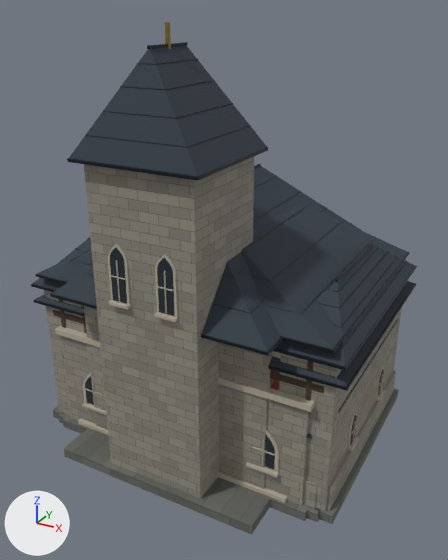
Before and after pictures for a commit that changed the Blender file ArtSource/Blender/FantasyKingdomSupportBuildings.blend.
Rendered twice from a 50 mm lens placed at (13.7, -25.6, 20.5), pointed at (0.1, -0.9, 8.1). Lighting does not change. The marker at lower left points along +X, +Y and +Z. The older version comes first.

In view in the first picture: 'Barracks corner tower', 'Barracks corner tower.001', 'Barracks stone plinth', 'Bathhouse ashlar', 'Chapel bell tower', 'Chapel footing', 'Chapel nave', 'Roof eaves.008', 'Slate hip roof.004', 'Slate hip roof.006', 'Slate hip roof.007', 'Slate hip roof.008', 'Slate hip roof.009' and 52 more.
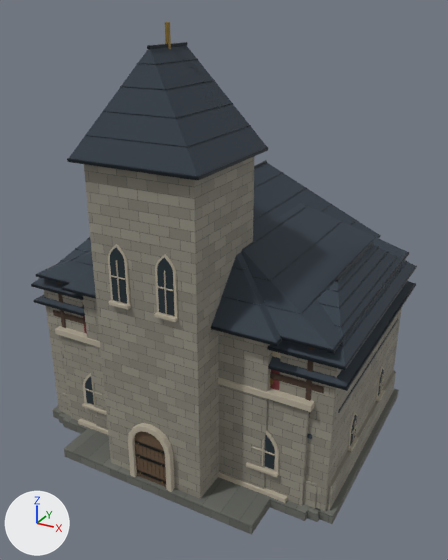
What changed in the scene script:
```text
Change ob_slate_hip_roof_008:
    ob_slate_hip_roof_008.location: (0.0, 0.0, 0.0) -> (0.0, 0.8, 0.0)
Change ob_roof_eaves_008:
    ob_roof_eaves_008.location: (0.0, 0.0, 8.595) -> (0.0, 0.8, 8.595)
Change ob_ironbound_oak_gate_012:
    ob_ironbound_oak_gate_012.location: (0.0, 0.0, 0.0) -> (0.0, -1.685, 0.0)
Change ob_gateway_voussoirs_jamb_024:
    ob_gateway_voussoirs_jamb_024.location: (-1.01, -5.85, 1.343) -> (-1.01, -7.535, 1.343)
Change ob_gateway_voussoirs_jamb_025:
    ob_gateway_voussoirs_jamb_025.location: (1.01, -5.85, 1.343) -> (1.01, -7.535, 1.343)
Change ob_gateway_voussoirs_arch_stone_096:
    ob_gateway_voussoirs_arch_stone_096.location: (0.0, 0.0, 0.0) -> (0.0, -1.685, 0.0)
Change ob_gateway_voussoirs_arch_stone_097:
    ob_gateway_voussoirs_arch_stone_097.location: (0.0, 0.0, 0.0) -> (0.0, -1.685, 0.0)
Change ob_gateway_voussoirs_arch_stone_098:
    ob_gateway_voussoirs_arch_stone_098.location: (0.0, 0.0, 0.0) -> (0.0, -1.685, 0.0)
Change ob_gateway_voussoirs_arch_stone_099:
    ob_gateway_voussoirs_arch_stone_099.location: (0.0, 0.0, 0.0) -> (0.0, -1.685, 0.0)
Change ob_gateway_voussoirs_arch_stone_100:
    ob_gateway_voussoirs_arch_stone_100.location: (0.0, 0.0, 0.0) -> (0.0, -1.685, 0.0)
Change ob_gateway_voussoirs_arch_stone_101:
    ob_gateway_voussoirs_arch_stone_101.location: (0.0, 0.0, 0.0) -> (0.0, -1.685, 0.0)
Change ob_gateway_voussoirs_arch_stone_102:
    ob_gateway_voussoirs_arch_stone_102.location: (0.0, 0.0, 0.0) -> (0.0, -1.685, 0.0)
Change ob_gateway_voussoirs_arch_stone_103:
    ob_gateway_voussoirs_arch_stone_103.location: (0.0, 0.0, 0.0) -> (0.0, -1.685, 0.0)
Change ob_oak_plank_seam_084:
    ob_oak_plank_seam_084.location: (-0.656, -5.907, 1.343) -> (-0.656, -7.531, 1.343)
Change ob_oak_plank_seam_085:
    ob_oak_plank_seam_085.location: (-0.438, -5.907, 1.343) -> (-0.438, -7.531, 1.343)
Change ob_oak_plank_seam_086:
    ob_oak_plank_seam_086.location: (-0.219, -5.907, 1.343) -> (-0.219, -7.531, 1.343)
Change ob_oak_plank_seam_087:
    ob_oak_plank_seam_087.location: (0.0, -5.907, 1.343) -> (0.0, -7.531, 1.343)
Change ob_oak_plank_seam_088:
    ob_oak_plank_seam_088.location: (0.219, -5.907, 1.343) -> (0.219, -7.531, 1.343)
Change ob_oak_plank_seam_089:
    ob_oak_plank_seam_089.location: (0.438, -5.907, 1.343) -> (0.438, -7.531, 1.343)
Change ob_oak_plank_seam_090:
    ob_oak_plank_seam_090.location: (0.656, -5.907, 1.343) -> (0.656, -7.531, 1.343)
Change ob_forged_iron_strap_036:
    ob_forged_iron_strap_036.location: (0.0, -5.924, 0.82) -> (0.0, -7.553, 0.82)
Change ob_strap_rivet_072:
    ob_strap_rivet_072.location: (-0.613, -5.958, 0.82) -> (-0.613, -7.596, 0.82)
Change ob_strap_rivet_073:
    ob_strap_rivet_073.location: (0.613, -5.958, 0.82) -> (0.613, -7.596, 0.82)
Change ob_forged_iron_strap_037:
    ob_forged_iron_strap_037.location: (0.0, -5.924, 1.748) -> (0.0, -7.553, 1.748)
Change ob_strap_rivet_074:
    ob_strap_rivet_074.location: (-0.613, -5.958, 1.748) -> (-0.613, -7.596, 1.748)
Change ob_strap_rivet_075:
    ob_strap_rivet_075.location: (0.613, -5.958, 1.748) -> (0.613, -7.596, 1.748)
Change ob_forged_iron_strap_038:
    ob_forged_iron_strap_038.location: (0.0, -5.924, 2.484) -> (0.0, -7.553, 2.484)
Change ob_strap_rivet_076:
    ob_strap_rivet_076.location: (-0.613, -5.958, 2.484) -> (-0.613, -7.596, 2.484)
Change ob_strap_rivet_077:
    ob_strap_rivet_077.location: (0.613, -5.958, 2.484) -> (0.613, -7.596, 2.484)
```

What differs and where, as boxes (x1, y1, x2, y2) in the pictures (448 x 560 px):
'Slate hip roof.008', moved: before (52, 166, 364, 352); after (65, 163, 379, 342)
'Ironbound oak gate.012', moved (not visible before): after (135, 431, 166, 487)
'Roof eaves.008', moved: before (50, 293, 282, 356); after (62, 235, 381, 346)
'Gateway voussoirs jamb.025', moved (not visible before): after (165, 454, 175, 492)
'Gateway voussoirs jamb.024', moved (not visible before): after (128, 440, 137, 477)
'Gateway voussoirs arch stone.098', moved (not visible before): after (154, 429, 166, 441)
'Gateway voussoirs arch stone.097', moved (not visible before): after (160, 436, 171, 448)
'Gateway voussoirs arch stone.099', moved (not visible before): after (147, 424, 158, 436)
'Forged iron strap.038', moved (not visible before): after (135, 441, 165, 454)
'Forged iron strap.036', moved (not visible before): after (137, 470, 166, 484)
'Gateway voussoirs arch stone.096', moved (not visible before): after (163, 445, 173, 456)
'Forged iron strap.037', moved (not visible before): after (136, 454, 165, 467)
'Gateway voussoirs arch stone.100', moved (not visible before): after (139, 423, 150, 432)
'Gateway voussoirs arch stone.101', moved (not visible before): after (133, 423, 142, 433)
'Gateway voussoirs arch stone.103', moved (not visible before): after (128, 434, 135, 442)
'Gateway voussoirs arch stone.102', moved (not visible before): after (129, 426, 136, 437)
'Oak plank seam.084', moved (not visible before): after (138, 444, 141, 477)
'Oak plank seam.088', moved (not visible before): after (154, 450, 156, 475)
'Oak plank seam.086', moved (not visible before): after (146, 447, 149, 480)
